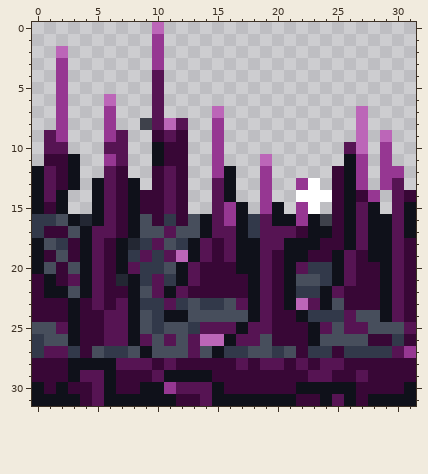
One commit to this pixel-art sprite: Codes/In Depths of Elora.gmx/sprites/images/spr_spikes_4.png. Above is the file before it was changed.
The file is 32x32 pixels.
Once edited:
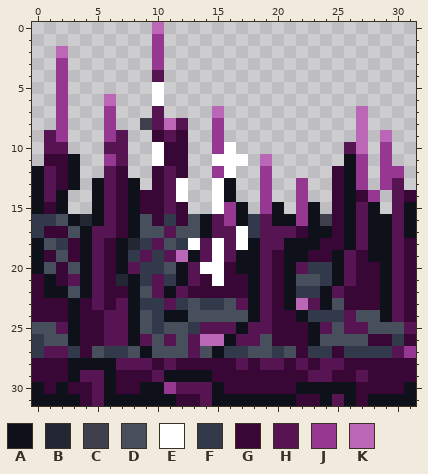
Palette (. is transparent): A #0f111a  B #232733  C #3e414b  D #474e5c  E #ffffff  F #32394a  G #380736  H #561453  J #963792  K #bc66b8
The exact change:
Colour A replaces colour E in row 15 at x 23.
Colour E is added in row 10 at x 16; in row 11 at x 16 to 17.
Colour E replaces colour A in rows 10 to 11 at x 10; in row 12 at x 16; in row 17 at x 17; in row 18 at x 13 and 17.
Colour E replaces colour G in rows 13 to 14 at x 12; in rows 18 to 19 at x 15; in row 20 at x 14 to 15; in row 21 at x 15.
Colour E replaces colour H in rows 5 to 6 at x 10; in rows 13 to 15 at x 15.
Colour E replaces colour J in row 11 at x 15.
Colour J replaces colour E in row 14 at x 22.
Colour E is removed in row 13 at x 23; in row 14 at x 23 to 24.
Where, in picture pixels (left, top, right, bottom), the same in both pictures:
changed: (152, 82, 248, 286)
changed: (296, 178, 332, 214)
